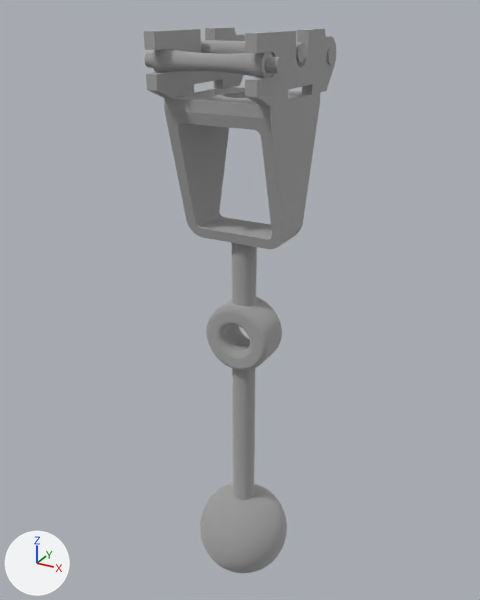
Renders of the glTF model website/gltf/WE_3.gltf from each side of a commit.
Camera for both pictures: a camera (50 mm lens) standing at (0.292, -0.528, 0.6) and looking at (-0.008, 0.017, 0.327). Lighting does not change. The marker at lower left points along +X, +Y and +Z. Where no turn or scale is listed for an object, it has been applied to the vertices.

Script lines for the objects in view, before the commit:
```python
me_rolikwe350 = bpy.data.meshes.new('RolikWE350')
me_rolikwe350.from_pydata(...)  # 2049 vertices, 4106 faces; spans x -0.05..0.05, y -0.05..0.05, z -0.25..0.23
me_rolikwe350.materials.append(mat_mat_0)  # light grey #cccccc
me_rolikwe351 = bpy.data.meshes.new('RolikWE351')
me_rolikwe351.from_pydata(...)  # a 30-sided cylinder along x spanning x -0.05..0.05, y -0.0014..0.0136, z 0.2584..0.2734
me_rolikwe351.materials.append(mat_mat_0)  # light grey #cccccc
me_rolikwe352 = bpy.data.meshes.new('RolikWE352')
me_rolikwe352.from_pydata(...)  # 372 vertices, 740 faces; spans x -0.052..0.052, y -0.074..0.084, z 0.23..0.283
me_rolikwe352.materials.append(mat_mat_0)  # light grey #cccccc
me_rolikwe353 = bpy.data.meshes.new('RolikWE353')
me_rolikwe353.from_pydata(...)  # 320 vertices, 636 faces; spans x -0.0607..0.0593, y -0.0642..-0.0443, z 0.2501..0.2701
me_rolikwe353.materials.append(mat_mat_0)  # light grey #cccccc
me_rolikwe376 = bpy.data.meshes.new('RolikWE376')
me_rolikwe376.from_pydata(...)  # 2890 vertices, 5728 faces; spans x -0.0501..0.0502, y -0.0502..0.0502, z -0.3007..-0.2008
me_rolikwe376.materials.append(mat_mat_0)  # light grey #cccccc
ob_rolikwe350 = bpy.data.objects.new('RolikWE350', me_rolikwe350)
ob_rolikwe350.location = (0.005, 0.001, 0.301)
ob_rolikwe351 = bpy.data.objects.new('RolikWE351', me_rolikwe351)
ob_rolikwe351.location = (0.005, 0.001, 0.301)
ob_rolikwe352 = bpy.data.objects.new('RolikWE352', me_rolikwe352)
ob_rolikwe352.location = (0.005, 0.001, 0.301)
ob_rolikwe353 = bpy.data.objects.new('RolikWE353', me_rolikwe353)
ob_rolikwe353.location = (0.005, 0.001, 0.301)
ob_rolikwe376 = bpy.data.objects.new('RolikWE376', me_rolikwe376)
ob_rolikwe376.location = (0.005, 0.001, 0.301)
```
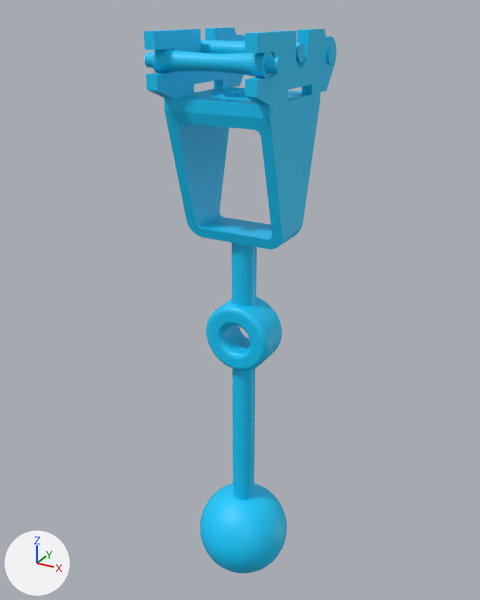
The newer file is also turned or shifted as a whole; pictures and numbers use the older file's frame.

What the commit changed:
Material 'SharedColorMat' (mat_sharedcolormat) is new.
Its base color is (0.0, 0.6, 1.0) (cyan #00cbff).
me_rolikwe350 has 2049 vertices, 4106 faces and spans x -0.05..0.05, y -0.05..0.05, z -0.25..0.23.
me_rolikwe350 no longer uses material mat_mat_0 (light grey #cccccc).
me_rolikwe350 now uses material mat_sharedcolormat (cyan #00cbff).
me_rolikwe351 has 60 vertices, 116 faces and spans x -0.05..0.05, y -0.0014..0.0136, z 0.2584..0.2734.
me_rolikwe351 no longer uses material mat_mat_0 (light grey #cccccc).
me_rolikwe351 now uses material mat_sharedcolormat (cyan #00cbff).
me_rolikwe352 has 372 vertices, 740 faces and spans x -0.052..0.052, y -0.074..0.084, z 0.23..0.283.
me_rolikwe352 no longer uses material mat_mat_0 (light grey #cccccc).
me_rolikwe352 now uses material mat_sharedcolormat (cyan #00cbff).
me_rolikwe353 has 320 vertices, 636 faces and spans x -0.0607..0.0593, y -0.0642..-0.0443, z 0.2501..0.2701.
me_rolikwe353 no longer uses material mat_mat_0 (light grey #cccccc).
me_rolikwe353 now uses material mat_sharedcolormat (cyan #00cbff).
me_rolikwe376 has 2890 vertices, 5728 faces and spans x -0.0501..0.0502, y -0.0502..0.0502, z -0.3007..-0.2008.
me_rolikwe376 no longer uses material mat_mat_0 (light grey #cccccc).
me_rolikwe376 now uses material mat_sharedcolormat (cyan #00cbff).

Where the change shows, as pixel boxes [x1, y1, x2, y2] in the pictures (480 x 600 px):
'RolikWE350', recoloured (grey to cyan)
    both: [164, 87, 320, 500]
'RolikWE352', recoloured (grey to cyan)
    both: [144, 27, 336, 106]
'RolikWE376', recoloured (grey to cyan)
    both: [200, 483, 287, 573]
'RolikWE353', recoloured (grey to cyan)
    both: [144, 49, 284, 78]
'RolikWE351', recoloured (grey to cyan)
    both: [201, 40, 305, 62]
